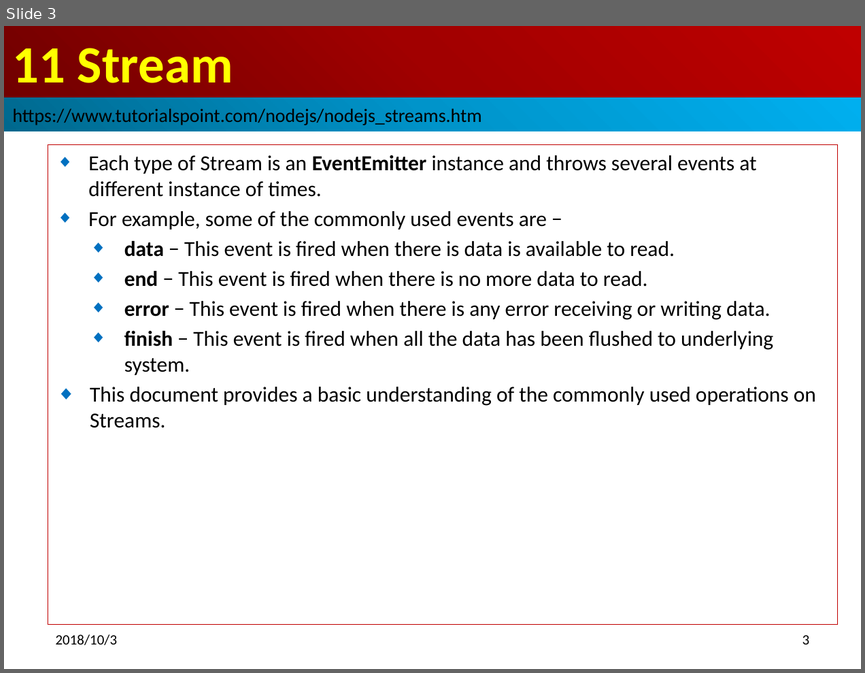
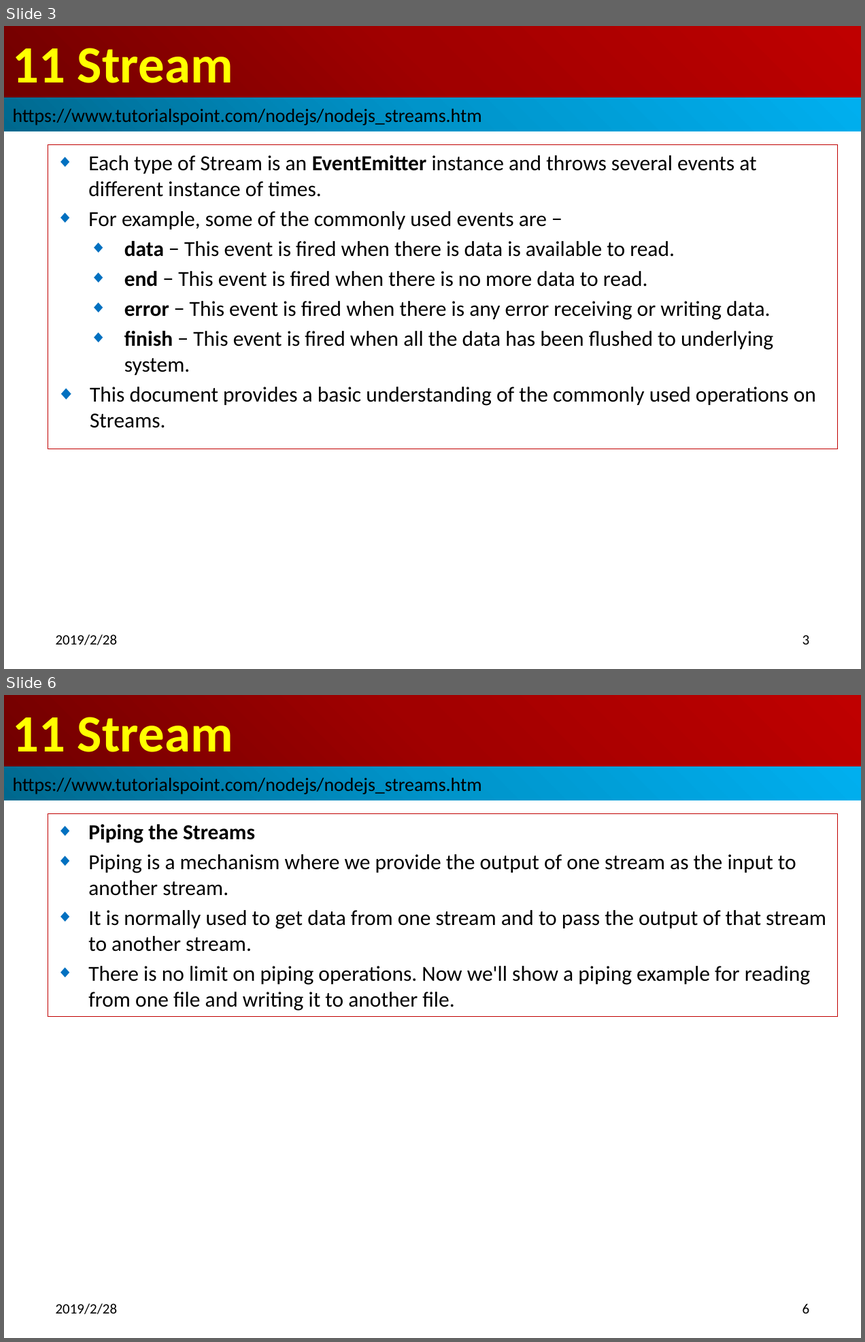
Before and after one commit to peterhchen/100-nodejs-basic, a slide deck: 15_Ch11_Stream.pptx. Shown one above the other, each under a label of ours: slide 3 before the commit, slides 3 and 6 after it; the slides between them are not shown. The pictures are 865x673 and 865x1342 pixels, drawn with LibreOffice and Linux fonts; fonts in the diff are those of the drawing. Boxes give left, top, right and bottom in pixels: in the first picture for what was removed or moved away, otherwise in the second. Text is boxed around its words. In the diff, an @@ line names an element or a change of style, - is before the commit and + after.

Commit message:
Stream Operation

```diff
--- a/15_Ch11_Stream.pptx
+++ b/15_Ch11_Stream.pptx
@@ slide 6 added at bbox=[4, 695, 861, 1338], background #FFFFFF @@
@@ title added at bbox=[4, 695, 861, 767], fill gradient #720000 to #A20000 to #C00000, 44 pt, text #FFFF00, bold @@
+11 Stream
@@ rectangle added at bbox=[4, 767, 861, 800], fill gradient #00688E to #0094CA to #00B0F0, 16 pt, text #000000 @@
+https://www.tutorialspoint.com/nodejs/nodejs_streams.htm
@@ subtitle added at bbox=[48, 814, 837, 1016], outline #C00000 0.75 pt, 18 pt, text #000000 @@
+◆ Piping the Streams
+◆ Piping is a mechanism where we provide the output of one stream as the input to another stream.
+◆ It is normally used to get data from one stream and to pass the output of that stream to another stream.
+◆ There is no limit on piping operations. Now we'll show a piping example for reading from one file and writing it to another file.
@@ text added at bbox=[56, 1303, 118, 1314], 12 pt, text #000000 @@
+2019/2/28
@@ page number added at bbox=[802, 1303, 810, 1313], 12 pt, text #000000 @@
+6
@@ slide 3 changed as well @@
@@ subtitle "Each type of Stream is ...": place and size @@
-subtitle "Each type of Stream is ..." at bbox=[48, 145, 837, 624]
+subtitle "Each type of Stream is ..." at bbox=[48, 145, 837, 448]
@@ text at bbox=[56, 634, 118, 645]: text changed @@
-2018/10/3
+2019/2/28
```
Also in this commit, not shown: 4 other slides changed, 6 other slides added, 3 slides removed, 6 other files.
